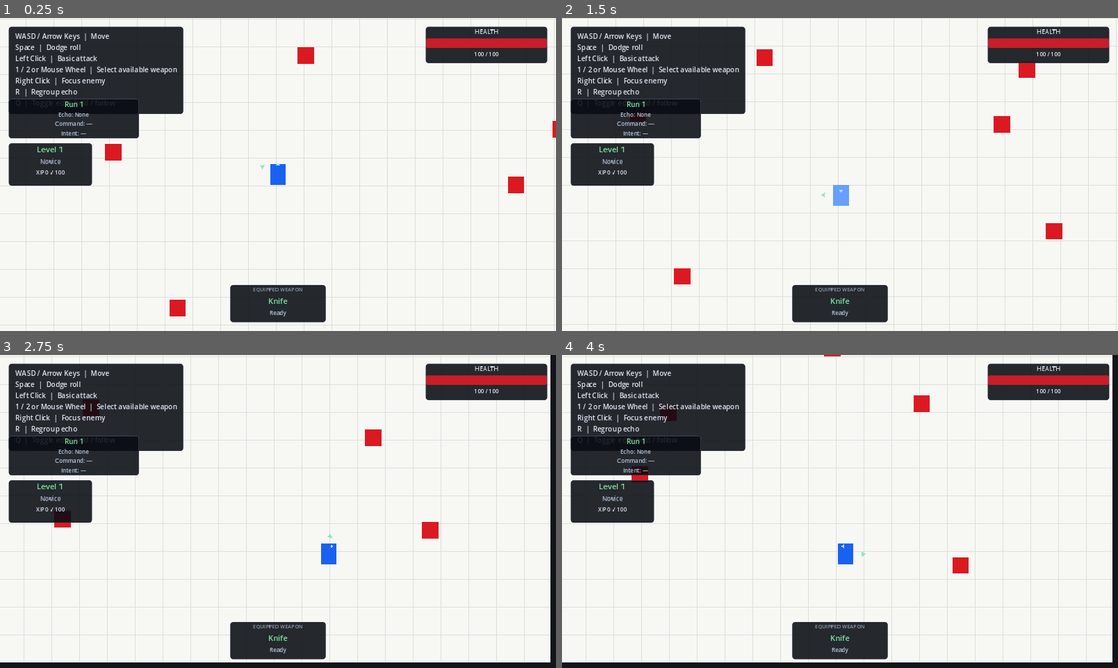
Above: before the commit, frames 1-4 (two rows, left to right).
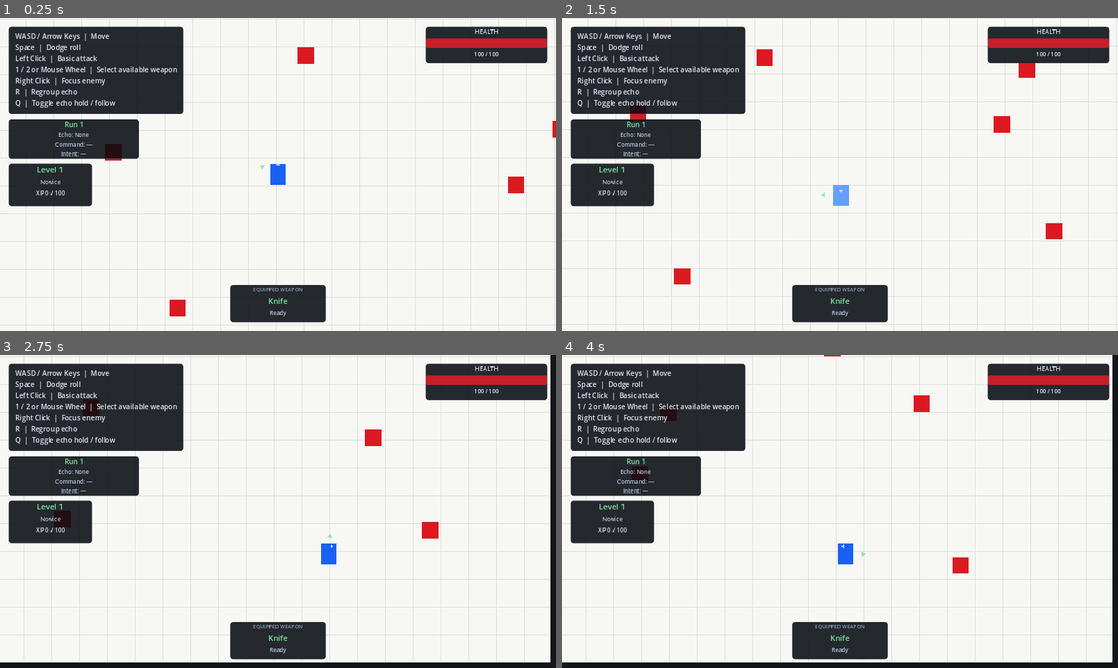
Above: after the commit, the same moments.

Repository: lopezjuanma96/echo-party
Game: Godot game, scene res://src/main/main.tscn
The game is run twice, just before and just after one commit, with the same random seed, the same clock (stepped at 60 frames per second) and the same inputs.
Inputs (mouse positions are in pixels of both pictures, inside the frame that each line leads up to):
- Up to frame 1 (0.25 s): no input
- Up to frame 2 (1.5 s): move the mouse to (962, 158) at 0.52 s; press the mouse at (962, 158) at 0.53 s; hold D (move_right) 0.53-1.28 s; move the mouse to (728, 190) at 1.27 s; release the mouse at (728, 190) at 1.28 s; hold S (move_down) from 1.28 s (still down); tap Space (dodge) at 1.35 s
- Up to frame 3 (2.75 s): move the mouse to (333, 442) at 2.02 s; release S (move_down) at 2.03 s; hold D (move_right) from 2.03 s (still down); hold Right mouse button (echo_focus) from 2.03 s (still down)
- Up to frame 4 (4 s): move the mouse to (812, 574) at 2.77 s; release D (move_right) at 2.78 s; release Right mouse button (echo_focus) at 2.78 s; hold R (echo_regroup) 2.78-3.53 s; tap Q (echo_hold) at 2.85 s; click (812, 574) at 2.92 s; move the mouse to (1006, 558) at 3.52 s; hold A (move_left) from 3.53 s (still down); hold Mouse wheel down (weapon_next) from 3.53 s (still down)

The runs differ from the first frame. In frame 1, 3.9% of the frame differs, in the area x 1-25%, y 25-61%; in frame 2, 3.9%; in frame 3, 3.9%; in frame 4, 3.9%.

Commit message:
Fix HUD panel spacing

Diff:
--- a/src/main/main.tscn
+++ b/src/main/main.tscn
@@ -103,7 +103,7 @@
 offset_left = 20.0
 offset_top = 20.0
 offset_right = 390.0
-offset_bottom = 174.0
+offset_bottom = 221.0
 theme_override_styles/panel = SubResource("StyleBoxFlat_panel")
 
 [node name="Margin" type="MarginContainer" parent="HUD/Instructions"]
@@ -196,9 +196,9 @@
 
 [node name="Progression" type="PanelContainer" parent="HUD"]
 offset_left = 20.0
-offset_top = 288.0
+offset_top = 335.0
 offset_right = 212.0
-offset_bottom = 386.0
+offset_bottom = 433.0
 theme_override_styles/panel = SubResource("StyleBoxFlat_panel")
 
 [node name="Content" type="VBoxContainer" parent="HUD/Progression"]
@@ -228,9 +228,9 @@
 
 [node name="RunStatus" type="PanelContainer" parent="HUD"]
 offset_left = 20.0
-offset_top = 186.0
+offset_top = 233.0
 offset_right = 320.0
-offset_bottom = 276.0
+offset_bottom = 323.0
 theme_override_styles/panel = SubResource("StyleBoxFlat_panel")
 
 [node name="Content" type="VBoxContainer" parent="HUD/RunStatus"]
--- a/tests/test_echo.gd
+++ b/tests/test_echo.gd
@@ -22,9 +22,10 @@
 	_test_echo_commands()
 	_test_new_run_reset()
 	_test_run_transition_clears_stale_choice()
+	_test_hud_panels_do_not_overlap()
 
 	if _failures.is_empty():
-		print("Hero record, echo, and run reset tests passed (8 cases).")
+		print("Hero record, echo, and run reset tests passed (9 cases).")
 		quit(0)
 	else:
 		for failure in _failures:
@@ -326,6 +327,28 @@
 	paused = false
 
 
+func _test_hud_panels_do_not_overlap() -> void:
+	root.size = Vector2i(1280, 720)
+	var main := MainScene.instantiate()
+	root.add_child(main)
+	var instructions := main.get_node("HUD/Instructions") as Control
+	var run_status := main.get_node("HUD/RunStatus") as Control
+	var progression := main.get_node("HUD/Progression") as Control
+	_expect(
+		instructions.get_rect().end.y + 12.0 <= run_status.get_rect().position.y,
+		"controls and run/echo panels retain vertical separation"
+	)
+	_expect(
+		run_status.get_rect().end.y + 12.0 <= progression.get_rect().position.y,
+		"run/echo and progression panels retain vertical separation"
+	)
+	_expect(
+		progression.get_rect().end.y <= root.size.y,
+		"left-hand HUD panels fit inside the viewport"
+	)
+	main.free()
+
+
 func _arcanist_progression() -> HeroProgression:
 	var progression := HeroProgression.new()
 	progression.grant_experience(200)
